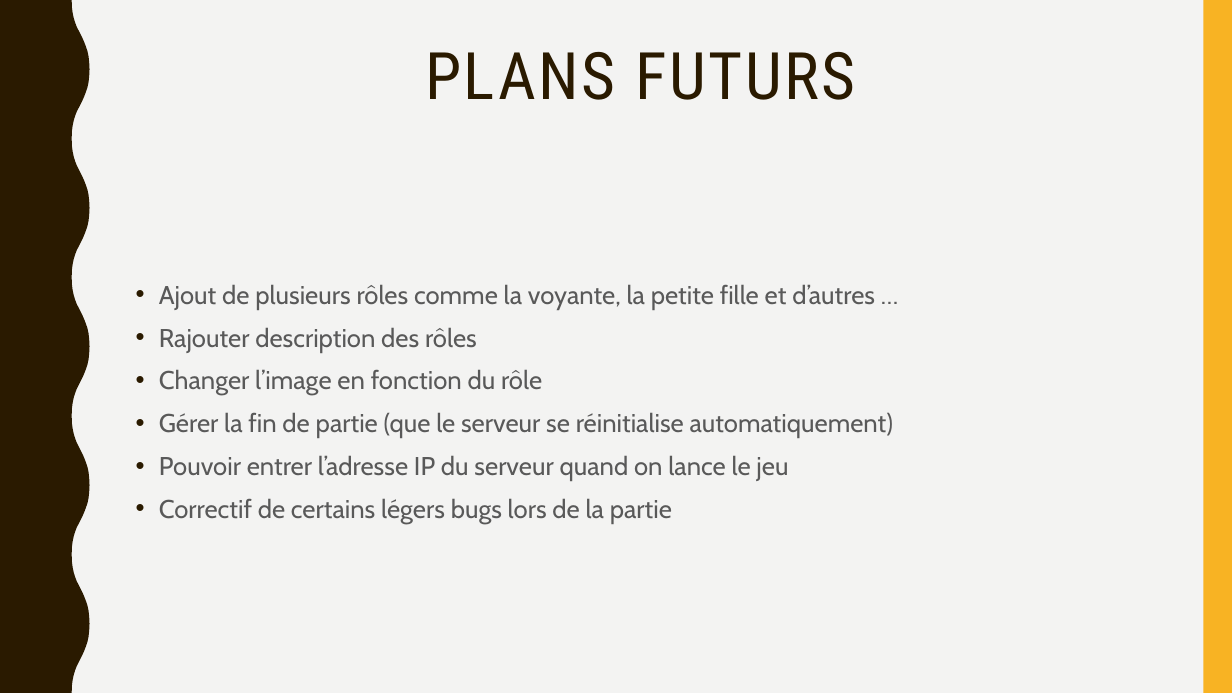
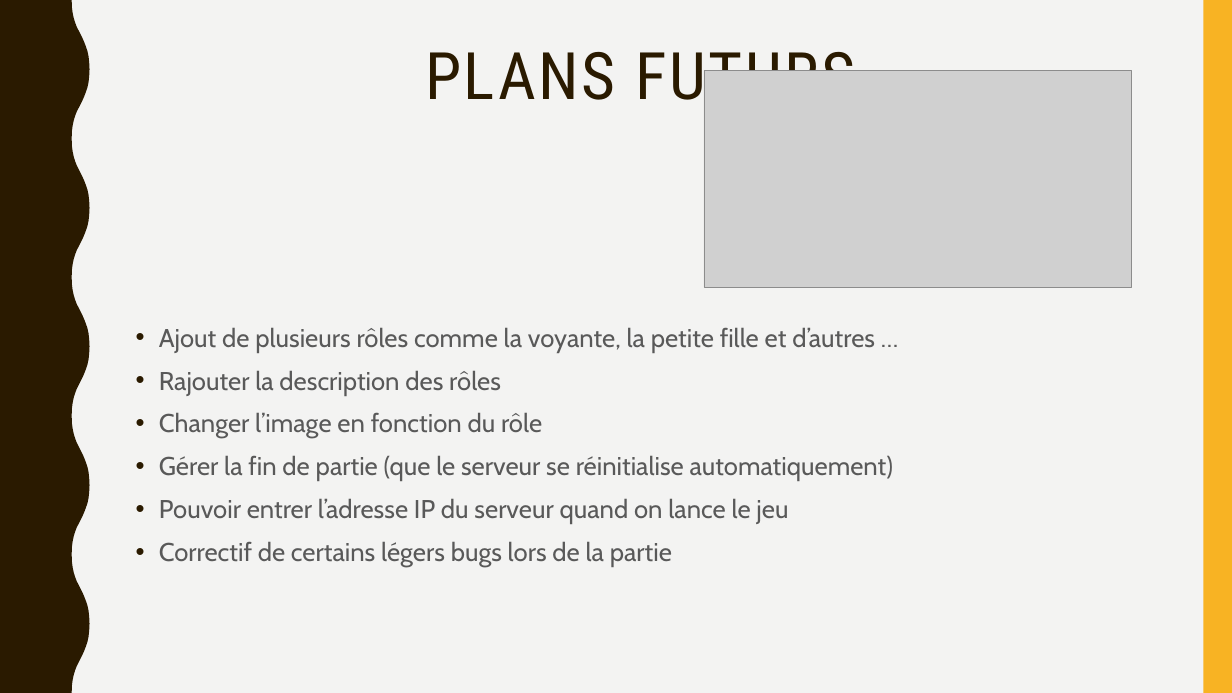
Before and after one commit to cegepmatane/projet-graphique-2018-hiver-VinSey1, a slide deck: slide 5 of doc/Presentation/Présentation_20_03_18_loup_garou.pptx. Drawn at 1232x693 pixels with LibreOffice and Linux fonts; fonts in the diff are those of the drawing; grey boxes stand for pictures. Boxes give left, top, right and bottom in pixels: in the first picture for what was removed or moved away, otherwise in the second. Text is boxed around its words. In the diff, an @@ line names an element or a change of style, - is before the commit and + after.

```diff
--- a/doc/Presentation/Présentation_20_03_18_loup_garou.pptx
+++ b/doc/Presentation/Présentation_20_03_18_loup_garou.pptx
@@ picture added at (x1=704, y1=70, x2=1132, y2=287) @@
@@ text "Ajout de plusieurs rôles comme ..." moved from (x1=159, y1=284, x2=893, y2=524) to (x1=159, y1=327, x2=893, y2=567) @@
@@ text at (x1=159, y1=370, x2=501, y2=395): text changed @@
-• Rajouter description des rôles
+• Rajouter la description des rôles
```
Also in this commit, not shown: 1 other slide changed.
